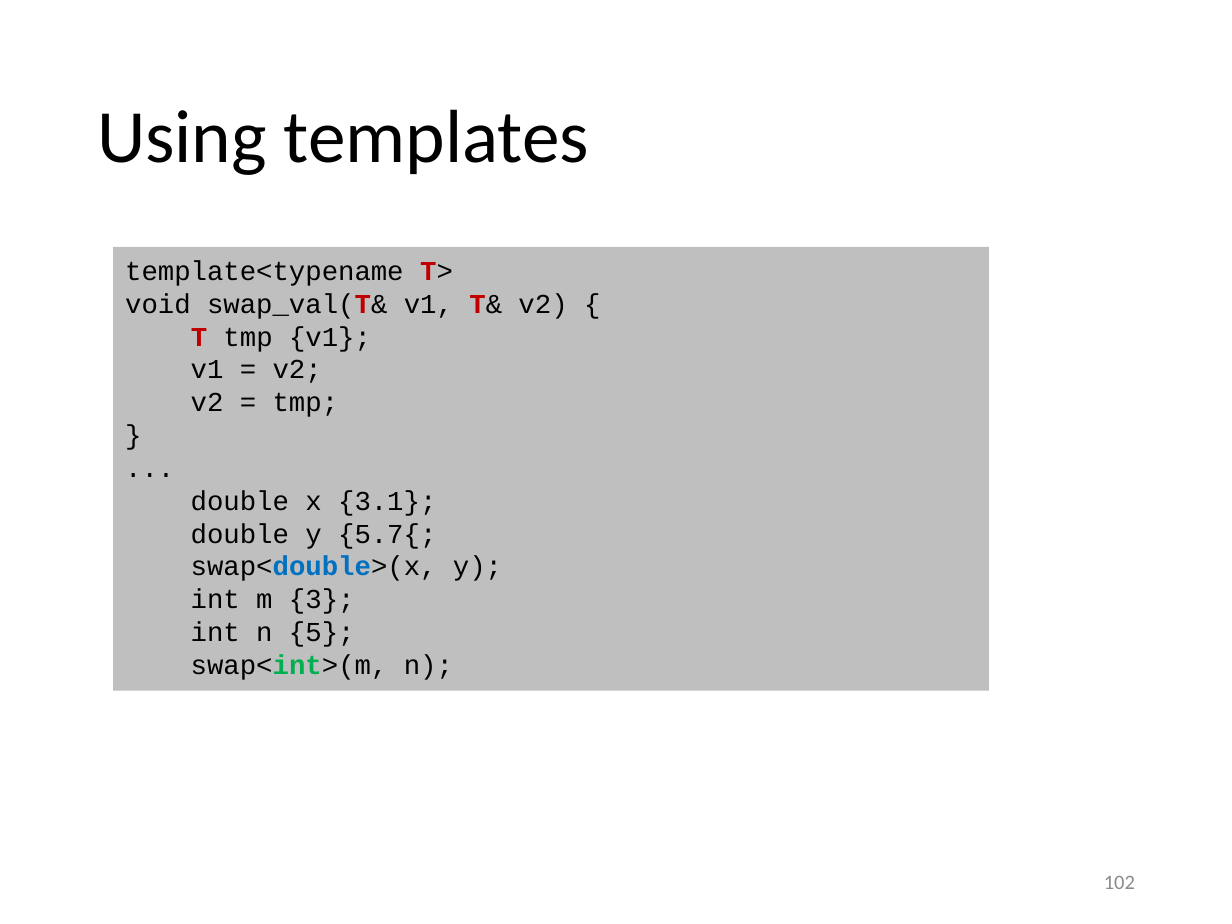
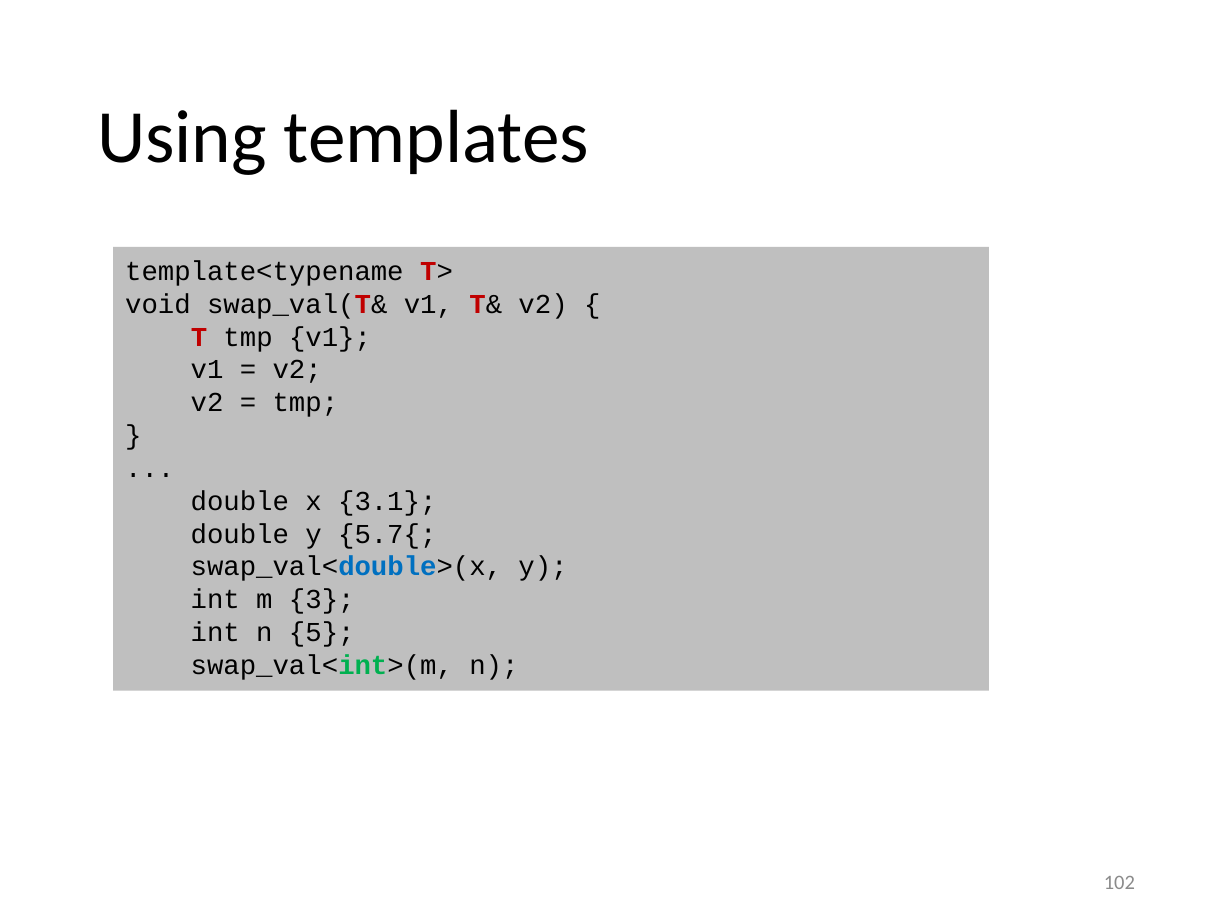
Before and after one commit to gjbex/Scientific-C-plus-plus, a slide deck: slide 102 of scientific_cpp.pptx. Drawn at 1232x924 pixels with LibreOffice and Linux fonts; fonts in the diff are those of the drawing. Boxes give left, top, right and bottom in pixels: in the first picture for what was removed or moved away, otherwise in the second. Text is boxed around its words. In the diff, an @@ line names an element or a change of style, - is before the commit and + after.

Commit message:
Fix typo

```diff
--- a/scientific_cpp.pptx
+++ b/scientific_cpp.pptx
@@ text in rectangle at (191, 556, 567, 581): text changed @@
-swap<double>(x, y);
+swap_val<double>(x, y);
@@ text in rectangle at (191, 655, 518, 680): text changed @@
-swap<int>(m, n);
+swap_val<int>(m, n);
```
